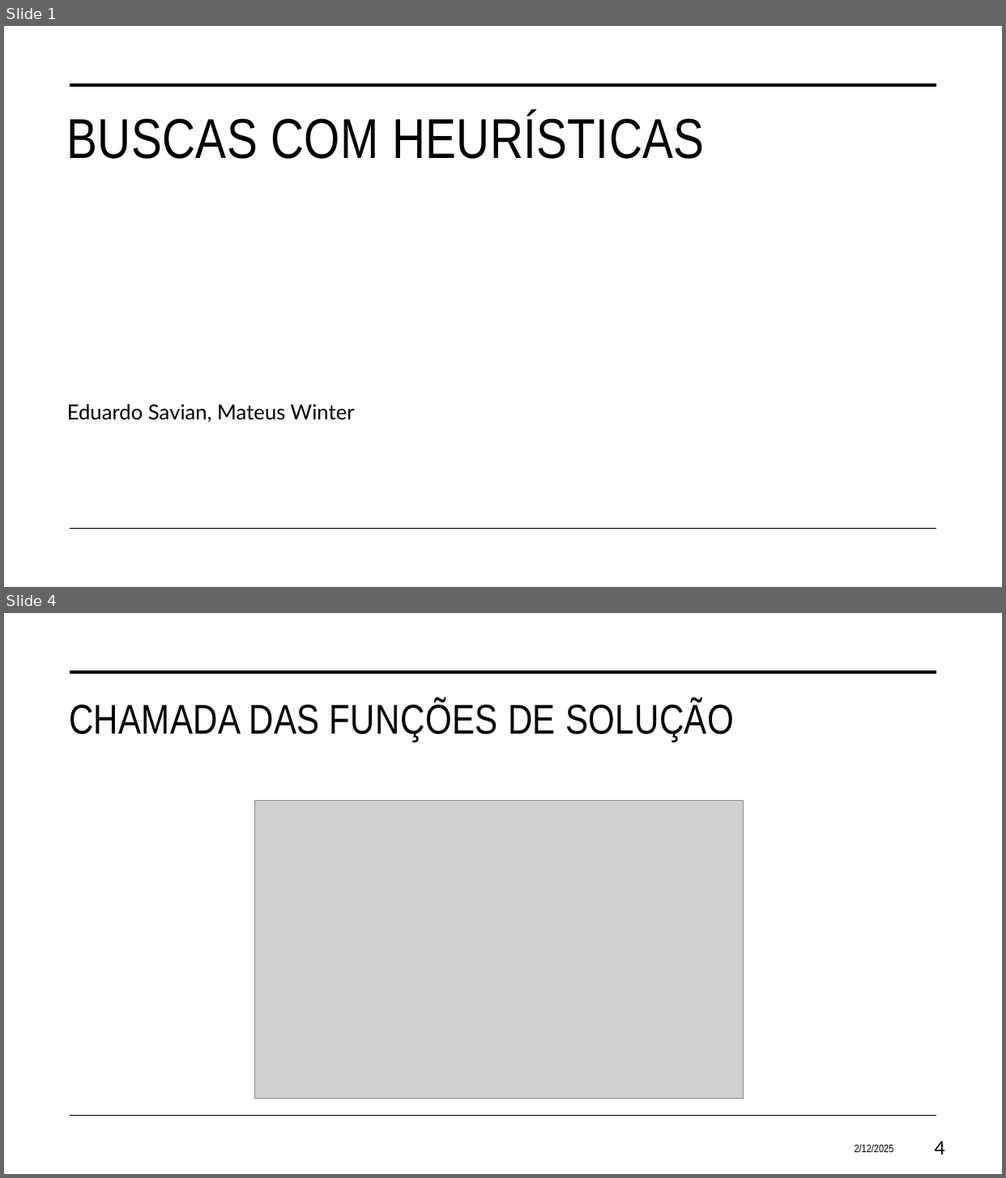
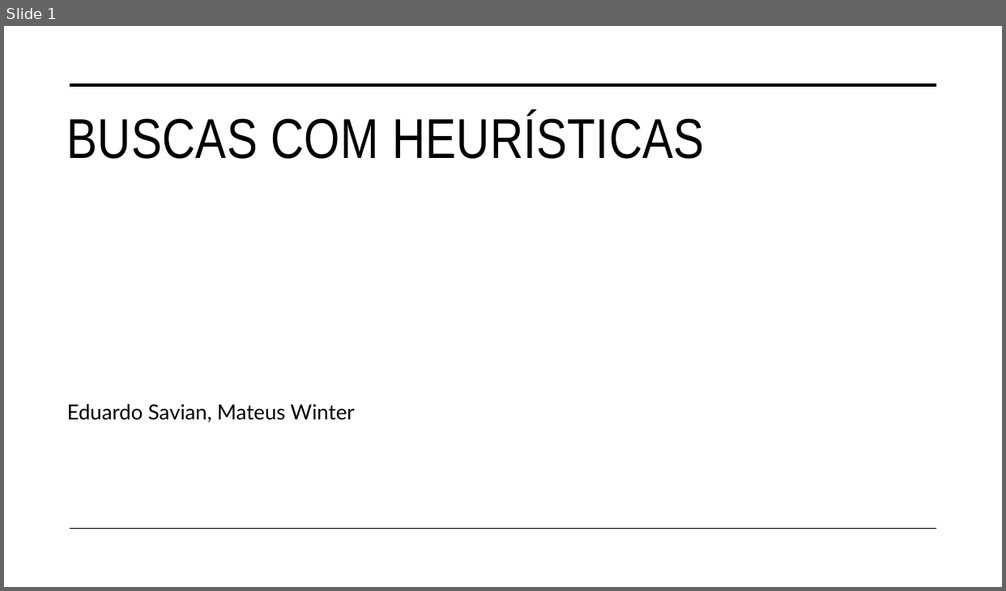
Before and after one commit to eduardosavian/heuristic-searches, a slide deck: documents/Presentation.pptx. Shown one above the other, each under a label of ours: slides 1 and 4 before the commit, slide 1 after it; the slides between them are not shown. The pictures are 1006x1178 and 1006x591 pixels, drawn with LibreOffice and Linux fonts; fonts in the diff are those of the drawing; grey boxes stand for pictures. Boxes give left, top, right and bottom in pixels: in the first picture for what was removed or moved away, otherwise in the second. Text is boxed around its words. In the diff, an @@ line names an element or a change of style, - is before the commit and + after.

```diff
--- a/documents/Presentation.pptx
+++ b/documents/Presentation.pptx
@@ slide 4 removed at (4,613,1002,1174), background #FFFFFF; not listed: 2 template elements that a slide beside it also shows @@
@@ title removed at (69,700,734,742) @@
-CHAMADA DAS FUNÇÕES DE SOLUÇÃO
@@ picture removed at (255,801,744,1099) @@
@@ text removed at (854,1144,894,1152) @@
-2/12/2025
@@ page number removed at (935,1141,945,1155) @@
-4
```
Also in this commit, not shown: 3 slides changed, 5 slides added, 2 other slides removed, 2 other files.
